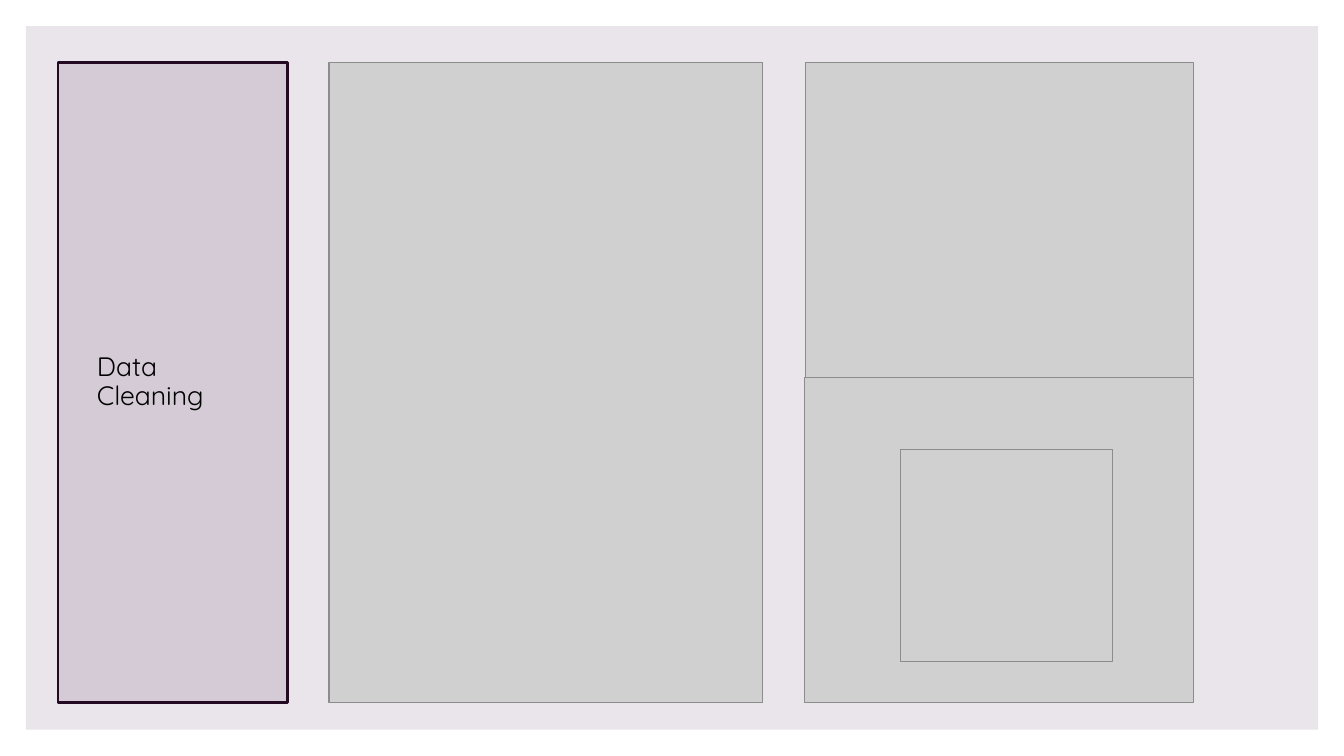
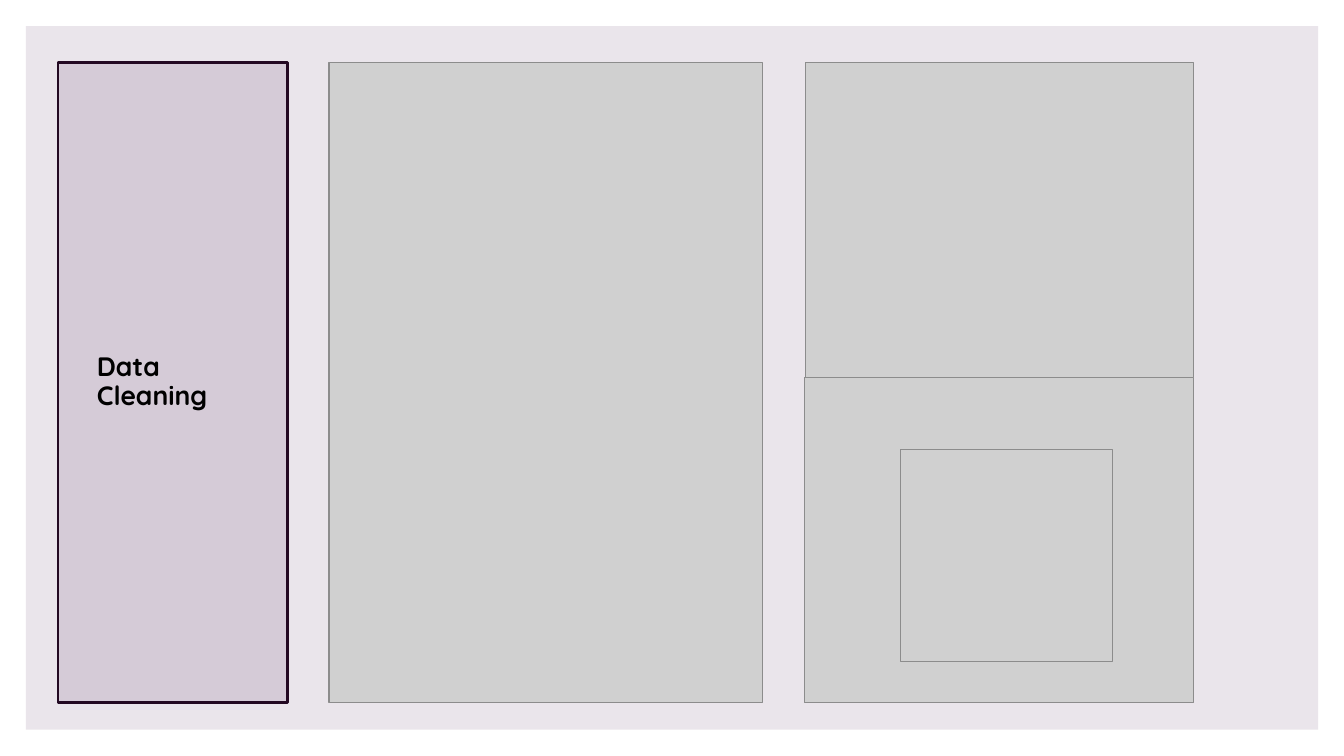
Before and after one commit to RimpleDabas/Flower-Recognition-AI-ML-Model, a slide deck: slide 3 of Flower Recognition.pptx. Drawn at 1344x756 pixels with LibreOffice and Linux fonts; fonts in the diff are those of the drawing; grey boxes stand for pictures; background and template pictures are left out. Boxes give left, top, right and bottom in pixels: in the first picture for what was removed or moved away, otherwise in the second. Text is boxed around its words. In the diff, an @@ line names an element or a change of style, - is before the commit and + after.

Commit message:
Final ppt update

```diff
--- a/Flower Recognition.pptx
+++ b/Flower Recognition.pptx
@@ text "Data Cleaning" at [97, 357, 207, 411]: bold on @@
```
Also in this commit, not shown: 1 other slide changed, 1 slide added, 1 other file.
